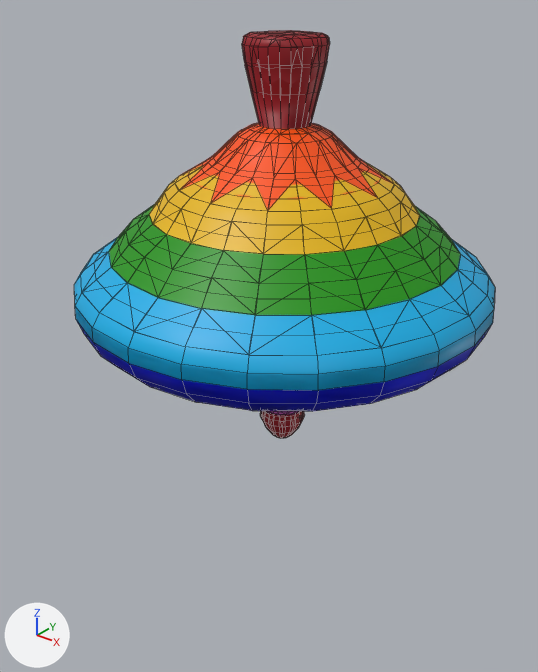
An edit to the Blender file Assets/towers/tower_2_spinningtop.blend, drawn before and after from the same camera.
Camera for both pictures: a 50 mm camera at (3.16, -4.13, 3.69) aimed at (0.26, -0.49, 1.44). Arrows for +X, +Y and +Z are at lower left; the lights stay in place. Mesh edges are drawn as thin lines.

The scene before the commit, as lines of its bpy script (objects in view):
```python
ob_top = bpy.data.objects.new('Top', me_cylinder_001)
ob_top.location = (0.0, 0.0, 0.0)
ob_top_subdivided__noimp = bpy.data.objects.new('Top_subdivided -noimp', me_cylinder_002)
ob_top_subdivided__noimp.location = (0.0, 0.0, 0.0)
```
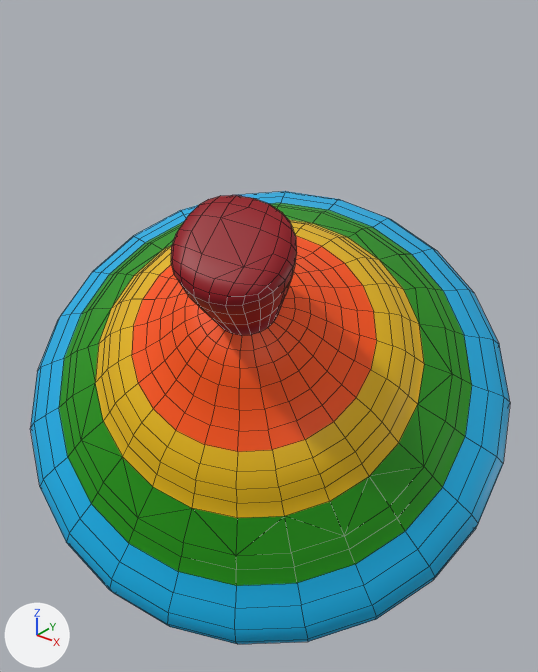
Pixel boxes [x1, y1, x2, y2] of what changed, in the pictures (538 x 672 px):
'Top', turned, modifiers changed
    before: [75, 30, 494, 438]
    after: [30, 191, 510, 644]
'Top_subdivided -noimp', hidden
    before: [74, 31, 495, 438]

The change in detail:
Object 'Top' (ob_top) turns from (0, 0, 0) to (38, 0, 31) degrees about x, y and z.
Object 'Top' (ob_top) has a DECIMATE modifier named 'Decimate'.
On modifier 'Decimate' of object 'Top' (ob_top), ratio goes from 0.526 to 0.944.
Object 'Top_subdivided -noimp' (ob_top_subdivided__noimp) turns from (0, 0, 0) to (40, 0, 30) degrees about x, y and z.
Object 'Top_subdivided -noimp' (ob_top_subdivided__noimp) is now hidden.
